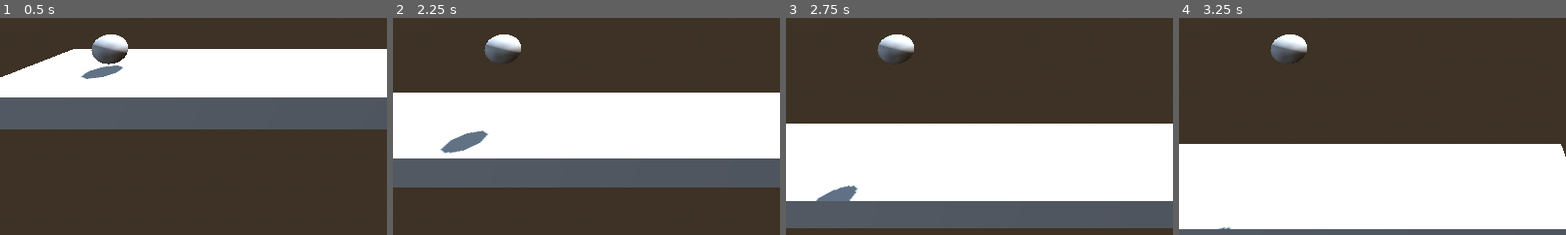
Above: before the commit, frames 1-4 (left to right).
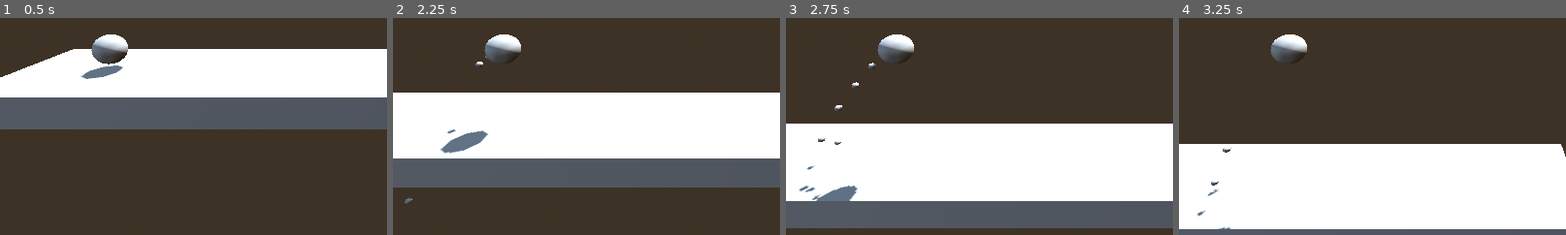
Above: after the commit, the same moments.

Repository: specialOne16/Exploding-Frog
Game: Godot game, scene res://gameplay.tscn
The game is run twice, just before and just after one commit, with the same random seed, the same clock (stepped at 60 frames per second) and the same inputs. Before the commit the project has no main scene; this scene is started directly in both runs.
Inputs:
- Up to frame 1 (0.5 s): no input
- Up to frame 2 (2.25 s): tap Enter (ui_accept) at 0.5, 1.35, 1.52, 1.82 s; hold Enter (ui_accept) 0.53-1.28 s; hold Right (ui_right) 0.53-2.03 s; hold Left (ui_left) from 2.03 s (still down); hold Enter (ui_accept) from 2.03 s (still down)
- Up to frame 3 (2.75 s): keep holding Left (ui_left); keep holding Enter (ui_accept)
- Up to frame 4 (3.25 s): keep holding Left (ui_left); release Enter (ui_accept) at 2.78 s; tap Enter (ui_accept) at 2.85, 3.02 s
The pictures show only the part of the screen within x 9-59%, y 50-100%; the shares and areas given below are measured in that part.

Frame 1 is identical in both runs. In frame 2, 0.1% of the frame differs, in the area x 3-25%, y 17-86%; in frame 3, 0.3%, in the area x 3-24%, y 20-84%; in frame 4, 0.1%.

Commit message:
Thrust and explode VFX

Diff:
--- /dev/null
+++ b/menu/main_menu.gd
@@ -0,0 +1,5 @@
+extends PanelContainer
+
+
+func _on_play_button_pressed() -> void:
+	get_tree().change_scene_to_file("res://gameplay.tscn")
--- /dev/null
+++ b/menu/main_menu.tscn
@@ -0,0 +1,22 @@
+[gd_scene load_steps=2 format=3 uid="uid://dsf3clhrunexd"]
+
+[ext_resource type="Script" uid="uid://dtwjbk4orvg14" path="res://menu/main_menu.gd" id="1_chmv6"]
+
+[node name="MainMenu" type="PanelContainer"]
+anchors_preset = 15
+anchor_right = 1.0
+anchor_bottom = 1.0
+grow_horizontal = 2
+grow_vertical = 2
+script = ExtResource("1_chmv6")
+
+[node name="PanelContainer" type="VBoxContainer" parent="."]
+layout_mode = 2
+size_flags_horizontal = 4
+size_flags_vertical = 4
+
+[node name="PlayButton" type="Button" parent="PanelContainer"]
+layout_mode = 2
+text = "Play"
+
+[connection signal="pressed" from="PanelContainer/PlayButton" to="." method="_on_play_button_pressed"]
--- a/player/player.gd
+++ b/player/player.gd
@@ -1,16 +1,23 @@
 extends CharacterBody3D
 class_name Player
+
+@onready var explode_vfx: GPUParticles3D = $ExplodeVFX
+@onready var mesh_instance_3d: MeshInstance3D = $MeshInstance3D
 
 @export var max_fuel: float = 100
 @export var fuel_generation: float = 5
 var current_fuel: float
 
+var _exploded = false
+
 func _process(delta: float) -> void:
 	current_fuel += fuel_generation * delta
-
-	if current_fuel > max_fuel:
-		# TODO: explode
-		current_fuel = max_fuel
+	if current_fuel > max_fuel and not _exploded: _explode()
 
 func _physics_process(_delta: float) -> void:
-	move_and_slide()
+	if not _exploded: move_and_slide()
+
+func _explode():
+	_exploded = true
+	explode_vfx.emitting = true
+	mesh_instance_3d.visible = false
--- a/player/player.tscn
+++ b/player/player.tscn
@@ -7,6 +7,23 @@
 [sub_resource type="SphereMesh" id="SphereMesh_kqu6x"]
 
 [sub_resource type="SphereShape3D" id="SphereShape3D_oul6g"]
+
+[sub_resource type="ParticleProcessMaterial" id="ParticleProcessMaterial_g1dw6"]
+direction = Vector3(-1, 0, 0)
+initial_velocity_min = 2.0
+initial_velocity_max = 2.0
+
+[sub_resource type="SphereMesh" id="SphereMesh_yw30f"]
+radius = 0.1
+height = 0.2
+
+[sub_resource type="ParticleProcessMaterial" id="ParticleProcessMaterial_qjkh3"]
+spread = 180.0
+initial_velocity_max = 10.0
+
+[sub_resource type="SphereMesh" id="SphereMesh_g6k8r"]
+radius = 0.2
+height = 0.4
 
 [node name="Player" type="CharacterBody3D"]
 collision_mask = 16
@@ -18,12 +35,22 @@
 [node name="CollisionShape3D" type="CollisionShape3D" parent="."]
 shape = SubResource("SphereShape3D_oul6g")
 
-[node name="PCHorizontalMovement" type="Node" parent="." node_paths=PackedStringArray("player")]
+[node name="PCHorizontalMovement" type="Node" parent="."]
 script = ExtResource("2_g1dw6")
-player = NodePath("..")
 metadata/_custom_type_script = "uid://bxo48am8yhnno"
 
-[node name="PCThrusting" type="Node" parent="." node_paths=PackedStringArray("player")]
+[node name="PCThrusting" type="Node" parent="."]
 script = ExtResource("3_yw30f")
-player = NodePath("..")
 metadata/_custom_type_script = "uid://bknyxylsjojuo"
+
+[node name="ThrustingVFX" type="GPUParticles3D" parent="."]
+emitting = false
+process_material = SubResource("ParticleProcessMaterial_g1dw6")
+draw_pass_1 = SubResource("SphereMesh_yw30f")
+
+[node name="ExplodeVFX" type="GPUParticles3D" parent="."]
+emitting = false
+one_shot = true
+explosiveness = 0.7
+process_material = SubResource("ParticleProcessMaterial_qjkh3")
+draw_pass_1 = SubResource("SphereMesh_g6k8r")
--- a/player/player_component_horizontal_movement.gd
+++ b/player/player_component_horizontal_movement.gd
@@ -1,7 +1,8 @@
 extends Node
 class_name PCGroundMovement
 
-@export var player: Player
+@onready var player: Player = $".."
+
 @export var ground_movement_speed = 5
 @export var sky_movement_speed = 3
 
--- a/player/player_component_thrusting.gd
+++ b/player/player_component_thrusting.gd
@@ -1,7 +1,9 @@
 extends Node
 class_name PCThrusting
 
-@export var player: Player
+@onready var player: Player = $".."
+@onready var thrusting_vfx: GPUParticles3D = $"../ThrustingVFX"
+
 @export var force = 3
 @export var gravity = 10
 @export var fuel_consumption = 15
@@ -13,7 +15,11 @@
 		player.current_fuel -= fuel_consumption * delta
 		if player.current_fuel > 0:
 			player.velocity.y = force
+			thrusting_vfx.emitting = true
 		else:
 			player.velocity.y += force * delta
-	elif player.is_on_floor():
-		player.velocity.y = 0
+			thrusting_vfx.emitting = false
+
+	else:
+		if player.is_on_floor(): player.velocity.y = 0
+		thrusting_vfx.emitting = false
--- a/project.godot
+++ b/project.godot
@@ -11,6 +11,7 @@
 [application]
 
 config/name="Exploding Frog"
+run/main_scene="uid://dsf3clhrunexd"
 config/features=PackedStringArray("4.5", "GL Compatibility")
 config/icon="res://icon.svg"
 
Not shown, added: menu/main_menu.gd.uid
Not shown: 1 places in player/player.tscn that only renumber resources
